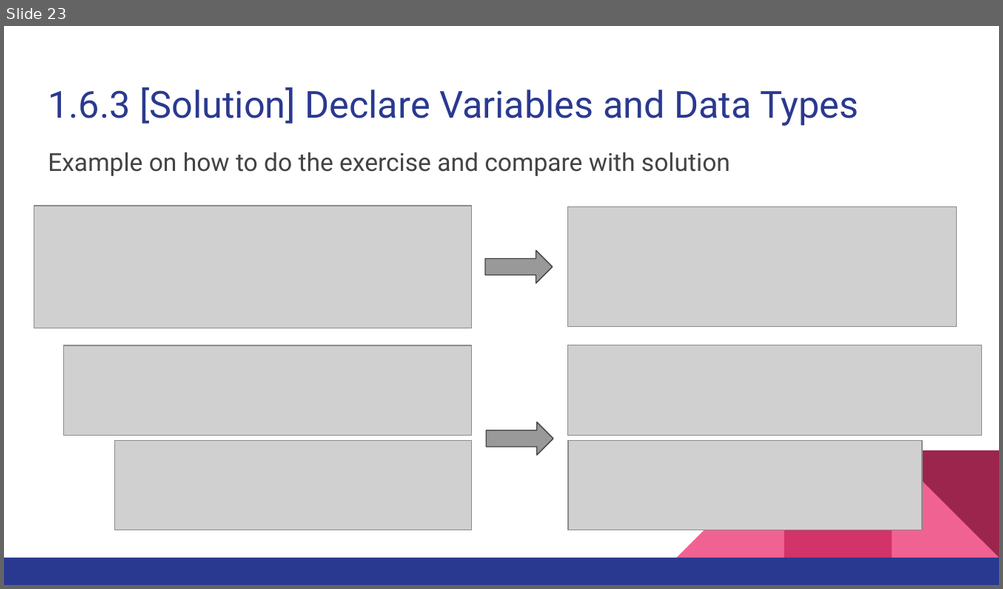
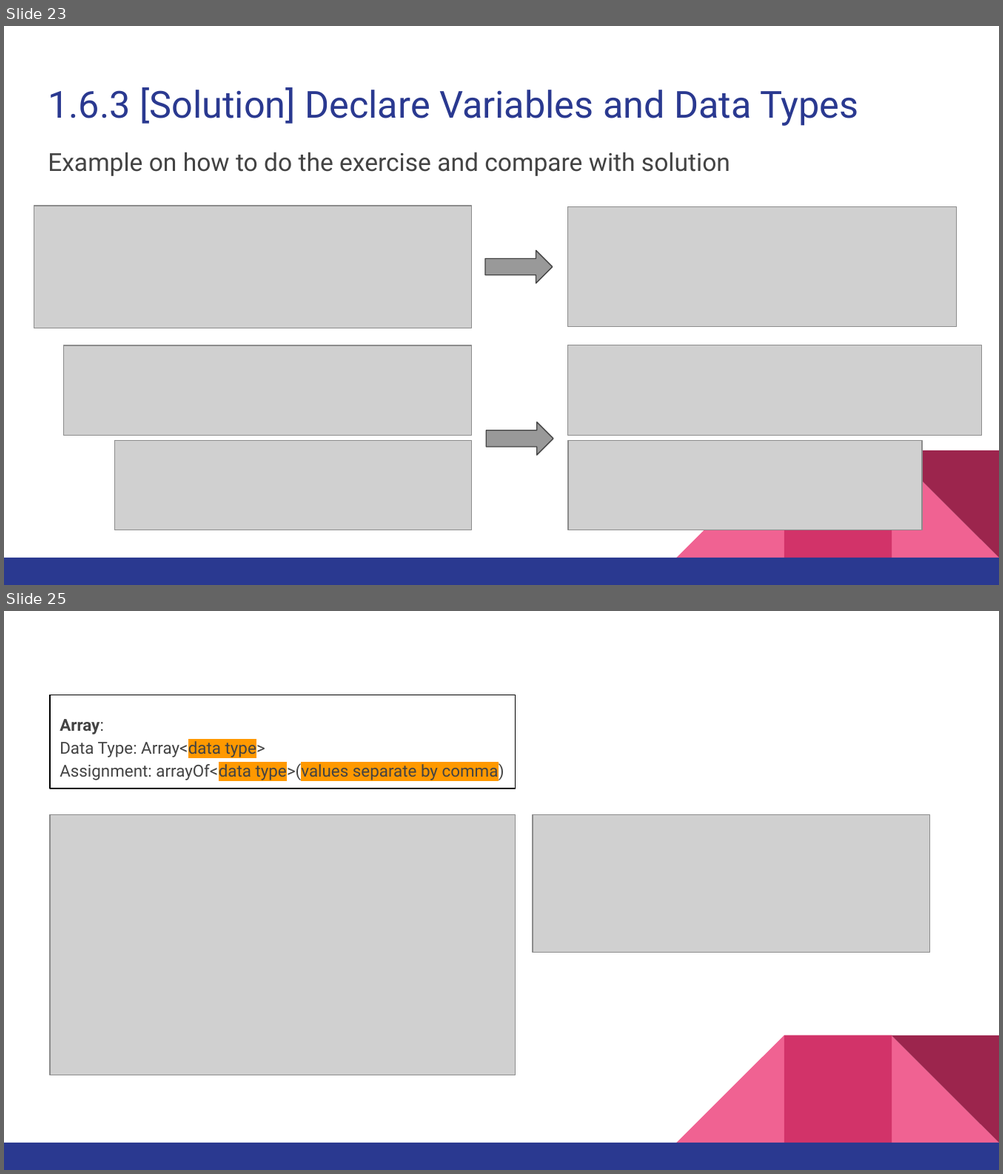
Before and after one commit to ferryyuwono/android-beginner, a slide deck: Beginner Level for Android Development using Kotlin - Module 1.pptx. Shown one above the other, each under a label of ours: slide 23 before the commit, slides 23 and 25 after it; the slides between them are not shown. The pictures are 1003x589 and 1003x1174 pixels, drawn with LibreOffice and Linux fonts; fonts in the diff are those of the drawing; grey boxes stand for pictures. Boxes give left, top, right and bottom in pixels: in the first picture for what was removed or moved away, otherwise in the second. Text is boxed around its words. In the diff, an @@ line names an element or a change of style, - is before the commit and + after.

```diff
--- a/Beginner Level for Android Development using Kotlin - Module 1.pptx
+++ b/Beginner Level for Android Development using Kotlin - Module 1.pptx
@@ slide 25 added at (4, 611, 999, 1170), background #FFFFFF; not listed: 5 template elements that a slide beside it also shows @@
@@ rectangle added at (50, 695, 515, 789), outline #000000 0.75 pt, 12 pt, text #434343 @@
+Array:
+Data Type: Array<data type>
+Assignment: arrayOf<data type>(values separate by comma)
@@ picture added at (50, 815, 515, 1076) @@
@@ picture added at (532, 815, 929, 953) @@
```
Also in this commit, not shown: 11 slides changed, 6 other slides added, 7 slides removed.
